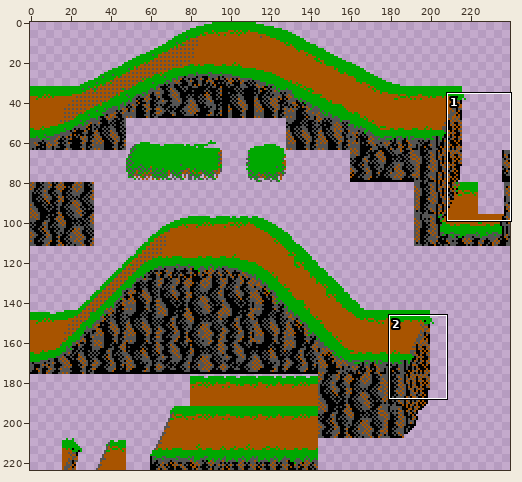
A sprite sheet gets an edit: Assets/Scenes/world/TileSets/Platforms/GrassLand-2.0.png. Above: a wide view before the commit, with the close-up outlined.
Close-up. First the earlier version:
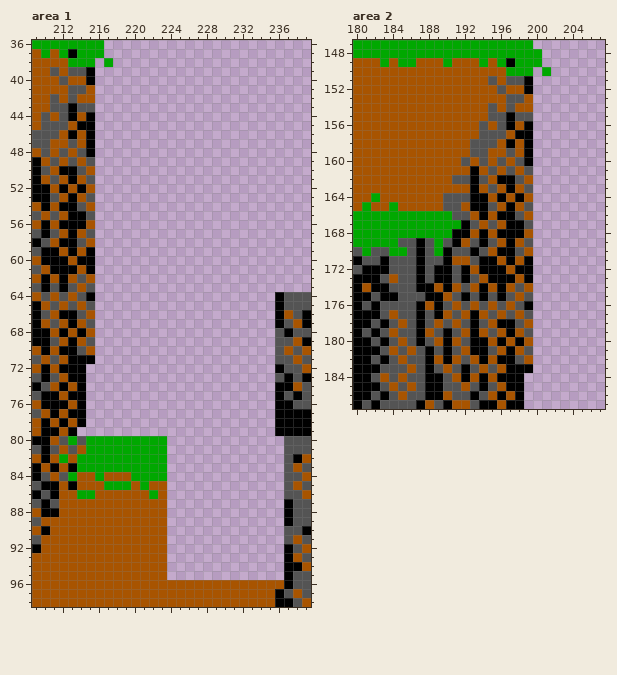
The file is 240x224 pixels. Colours within 5 levels of each other are drawn and written as one. Shown: area 1: x 209..239, y 36..98; area 2: x 180..207, y 147..187.
New version:
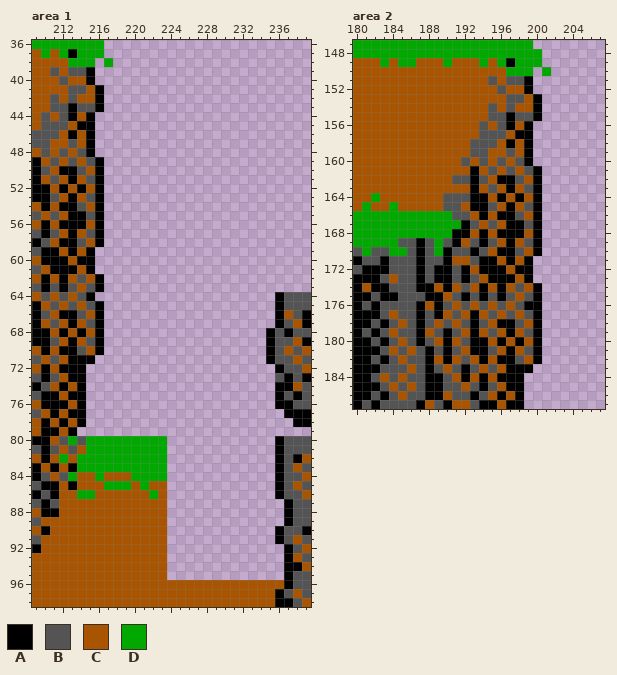
Palette (. is transparent): A #000000  B #545454  C #a85400  D #00a800
From old to new:
Area 1:
y 41..43: x 216 . -> A
y 49..58: x 216 . -> A
y 62..63: x 216 . -> A
y 65..67: x 216 . -> A
y 68..70: x 216 . -> A; x 235 . -> A
y 71: x 235 . -> A
y 77: x 236 A -> .
y 78: x 236..237 AA -> ..
y 79: x 236..239 AAAA -> ....
y 80..86: x 236 . -> A
y 90..91: x 236 . -> A
Area 2:
y 153..155: x 200 . -> A
y 161..170: x 200 . -> A
y 174..182: x 200 . -> A
Where, in picture pixels (left, top, right, bottom), the same in both close-ups:
added: (95, 85, 104, 112)
added: (95, 157, 104, 355)
added: (266, 328, 275, 364)
changed: (275, 409, 311, 499)
added: (275, 526, 284, 544)
added: (533, 94, 542, 121)
added: (533, 166, 542, 256)
added: (533, 283, 542, 364)
